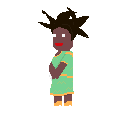
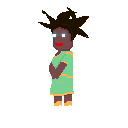
The second 128x128 image is a revision of the first. Changes to its layers:
added layer "Layer 3" above "Layer 2" over [50, 27, 73, 55]
